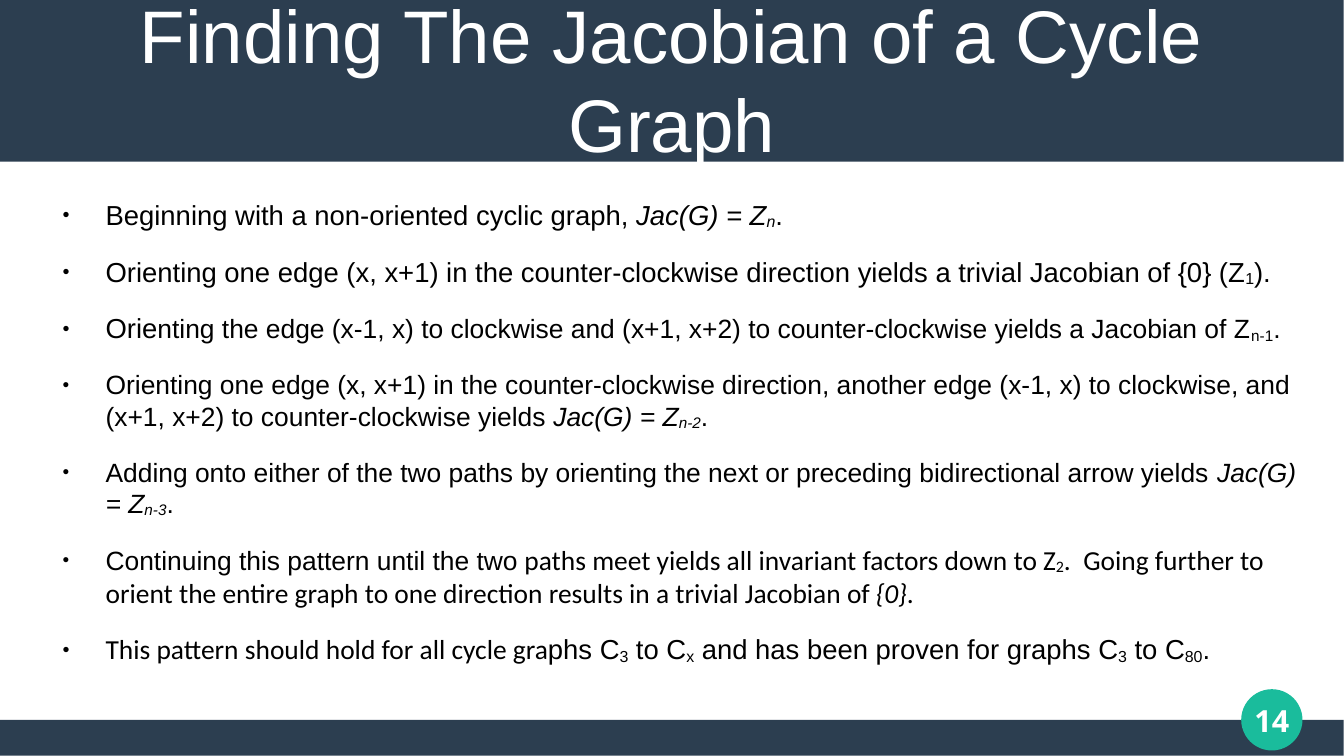
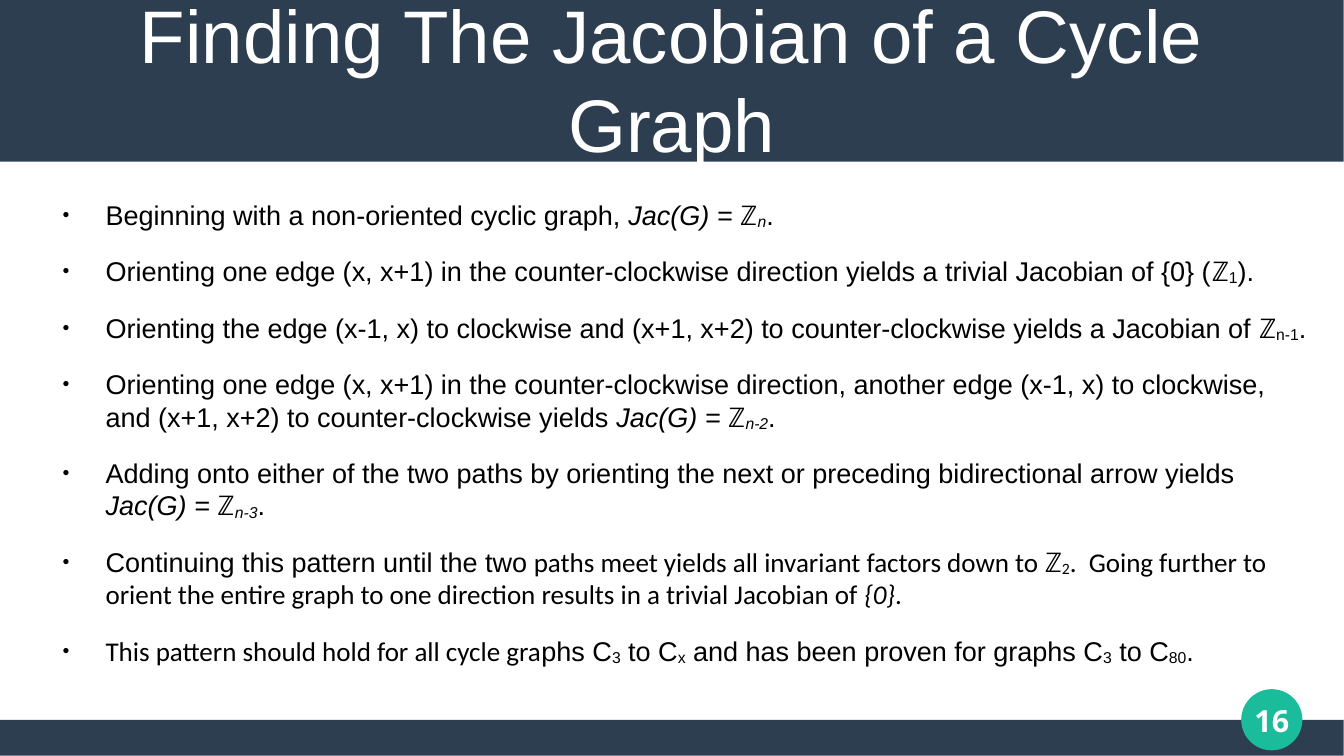
Before and after one commit to matthew-pisano/ChipFiring, a slide deck: slide 16 of Docs/generalPresentation.pptx (slide 14 before the commit). Drawn at 1344x756 pixels with LibreOffice and Linux fonts; fonts in the diff are those of the drawing. Boxes give left, top, right and bottom in pixels: in the first picture for what was removed or moved away, otherwise in the second. Text is boxed around its words. In the diff, an @@ line names an element or a change of style, - is before the commit and + after.

```diff
--- a/Docs/generalPresentation.pptx
+++ b/Docs/generalPresentation.pptx
@@ text at [106,205,1299,609]: text changed; size 15.6 to 16 pt @@
-● Beginning with a non-oriented cyclic graph, Jac(G) = Zn.
-● Orienting one edge (x, x+1) in the counter-clockwise direction yields a trivial Jacobian of {0} (Z1).
-● Orienting the edge (x-1, x) to clockwise and (x+1, x+2) to counter-clockwise yields a Jacobian of Zn-1.
-● Orienting one edge (x, x+1) in the counter-clockwise direction, another edge (x-1, x) to clockwise, and (x+1, x+2) to counter-clockwise yields Jac(G) = Zn-2.
-● Adding onto either of the two paths by orienting the next or preceding bidirectional arrow yields Jac(G) = Zn-3.
-● Continuing this pattern until the two paths meet yields all invariant factors down to Z2. Going further to orient the entire graph to one direction results in a trivial Jacobian of {0}.
+● Beginning with a non-oriented cyclic graph, Jac(G) = ℤn.
+● Orienting one edge (x, x+1) in the counter-clockwise direction yields a trivial Jacobian of {0} (ℤ1).
+● Orienting the edge (x-1, x) to clockwise and (x+1, x+2) to counter-clockwise yields a Jacobian of ℤn-1.
+● Orienting one edge (x, x+1) in the counter-clockwise direction, another edge (x-1, x) to clockwise, and (x+1, x+2) to counter-clockwise yields Jac(G) = ℤn-2.
+● Adding onto either of the two paths by orienting the next or preceding bidirectional arrow yields Jac(G) = ℤn-3.
+● Continuing this pattern until the two paths meet yields all invariant factors down to ℤ2. Going further to orient the entire graph to one direction results in a trivial Jacobian of {0}.
@@ text at [106,641,1142,667]: size 16.2 to 16 pt in "This pattern should hold for all cycle ..." @@
@@ page number at [1254,710,1289,733]: text changed @@
-14
+16
```
Also in this commit, not shown: 11 other slides changed, 2 slides added, 7 other files.
